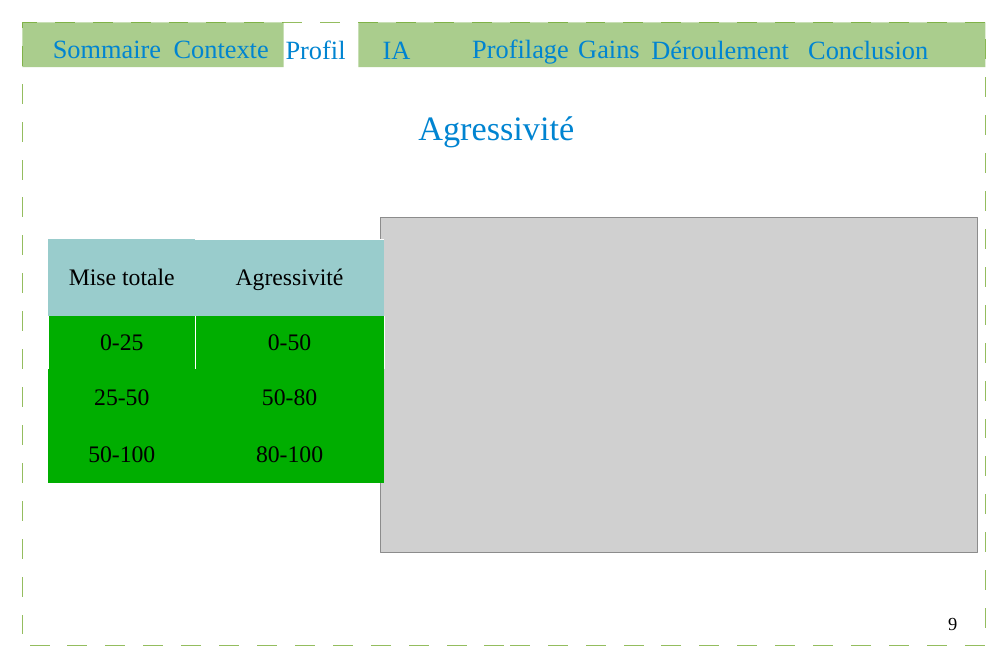
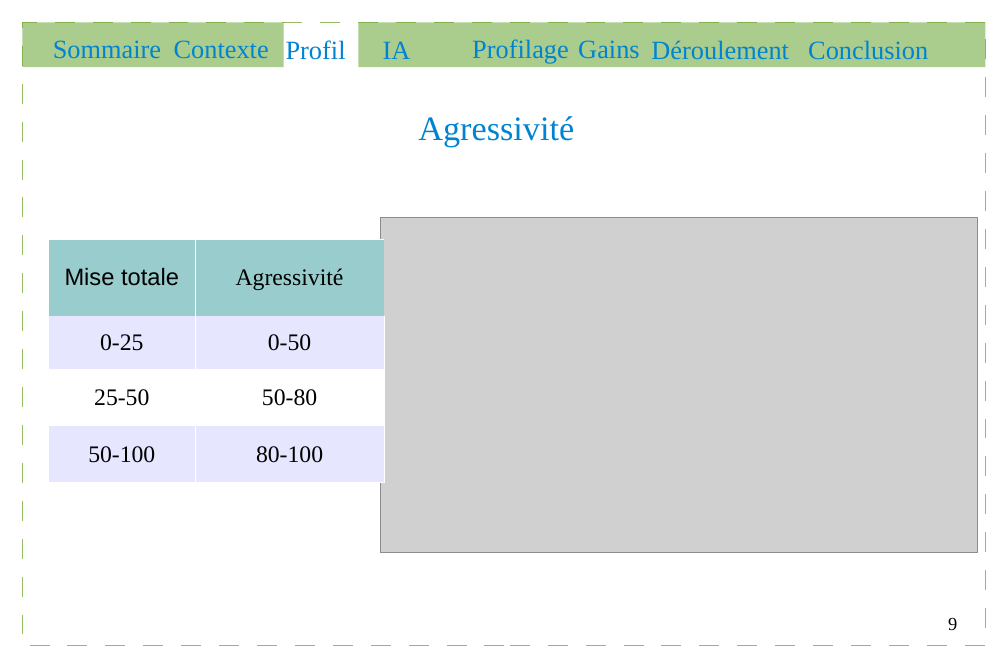
Before and after one commit to Gouga34/TERM1_Poker, a slide deck: slide 9 of Soutenance/presentation.odp. Drawn at 1008x672 pixels with LibreOffice and Linux fonts; fonts in the diff are those of the drawing; grey boxes stand for pictures. Boxes give left, top, right and bottom in pixels: in the first picture for what was removed or moved away, otherwise in the second. Text is boxed around its words. In the diff, an @@ line names an element or a change of style, - is before the commit and + after.

```diff
--- a/Soutenance/presentation.odp
+++ b/Soutenance/presentation.odp
@@ table at <box>48,239,384,483</box> @@
@@ fill #00AE00 to #E6E6FF in 4 cells @@
@@ fill #00AE00 to #FFFFFF in row 3 @@
@@ font Times New Roman to Arial in "Mise totale" @@
@@ borders changed @@
```
Also in this commit, not shown: 7 other slides changed.
